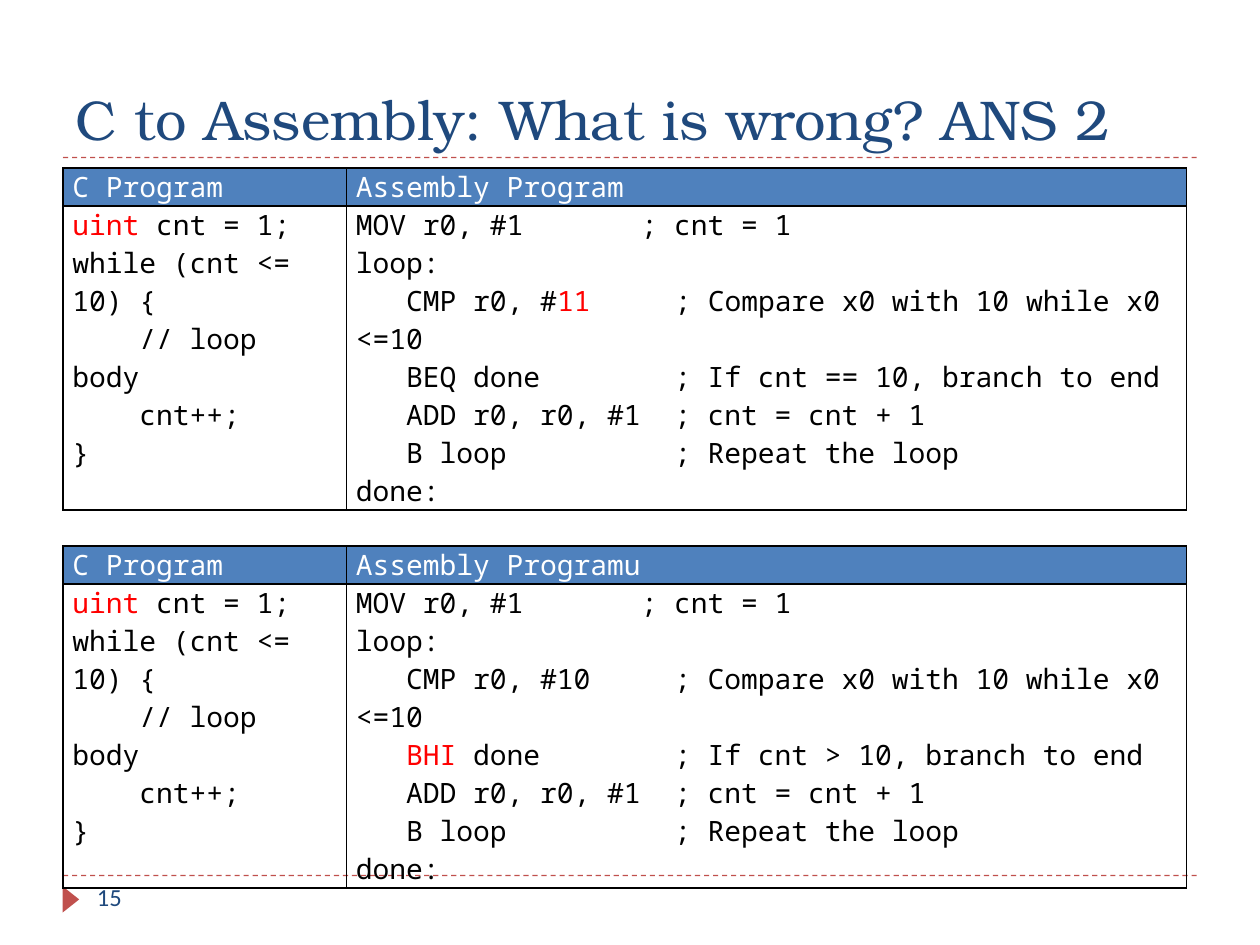
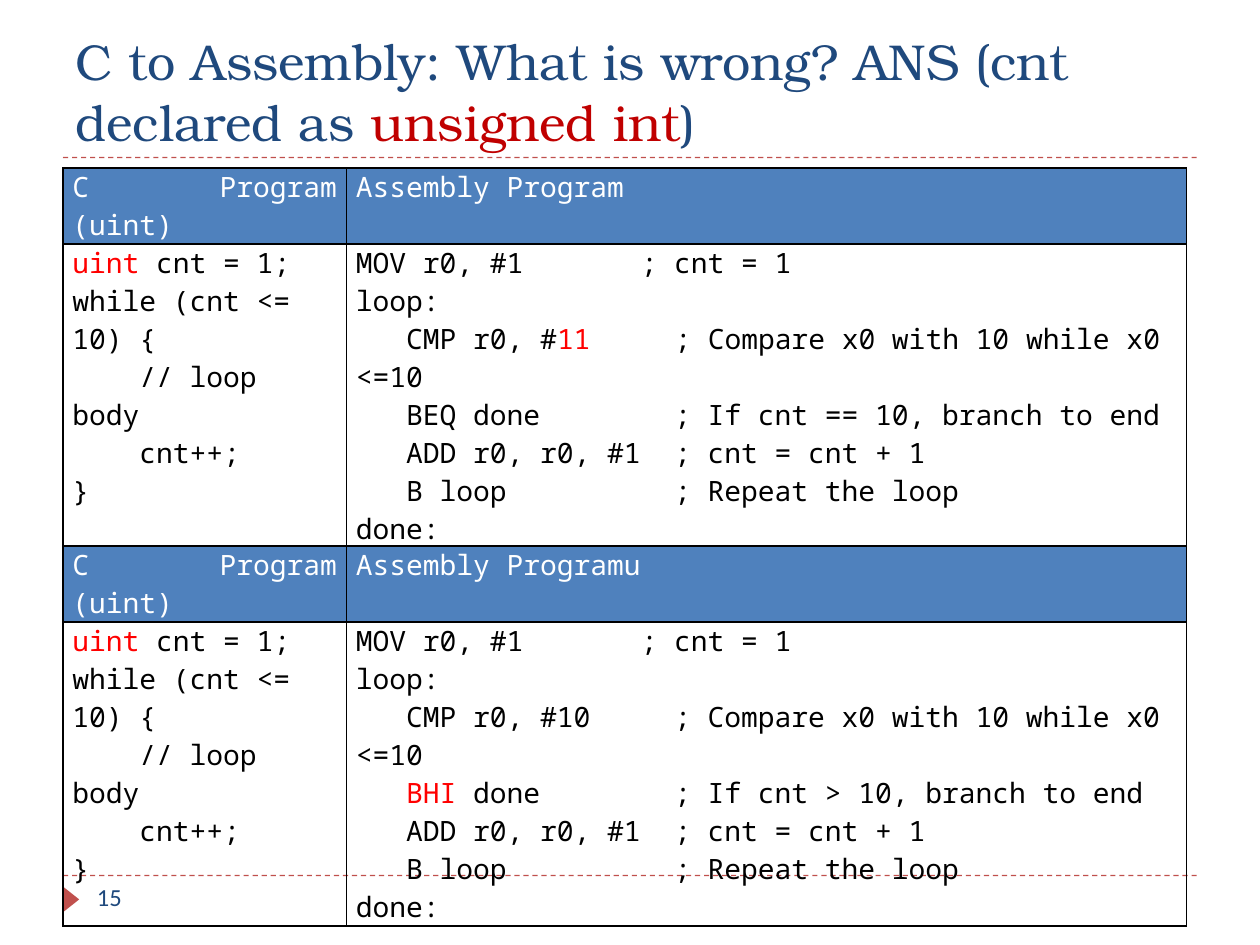
Before and after one commit to guhofstra/CSC111Sp26, a slide deck: slide 15 of PPTs/Ch6_ARM_Control_Flow_Exercises_ANS.pptx. Drawn at 1260x945 pixels with LibreOffice and Linux fonts; fonts in the diff are those of the drawing. Boxes give left, top, right and bottom in pixels: in the first picture for what was removed or moved away, otherwise in the second. Text is boxed around its words. In the diff, an @@ line names an element or a change of style, - is before the commit and + after.

```diff
--- a/PPTs/Ch6_ARM_Control_Flow_Exercises_ANS.pptx
+++ b/PPTs/Ch6_ARM_Control_Flow_Exercises_ANS.pptx
@@ title at [75, 44, 1069, 152]: text changed; size 32 to 28.8 pt @@
-C to Assembly: What is wrong? ANS 2
+C to Assembly: What is wrong? ANS (cnt declared as unsigned int)
@@ table at [63, 168, 1187, 551] @@
-row 1, column 1: C Program
+row 1, column 1: C Program (uint)
@@ table at [63, 546, 1187, 922] @@
-row 1, column 1: C Program
+row 1, column 1: C Program (uint)
```
Also in this commit, not shown: 3 other slides changed, 1 other file.
